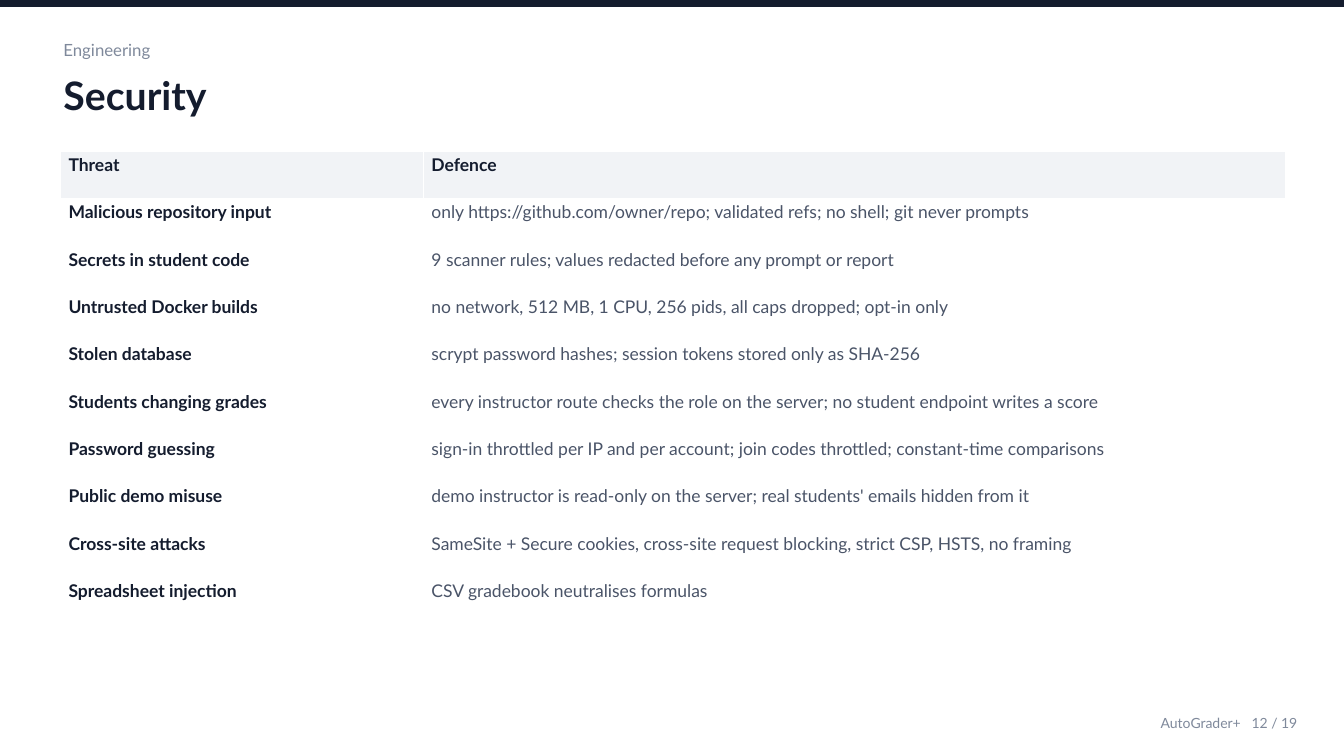
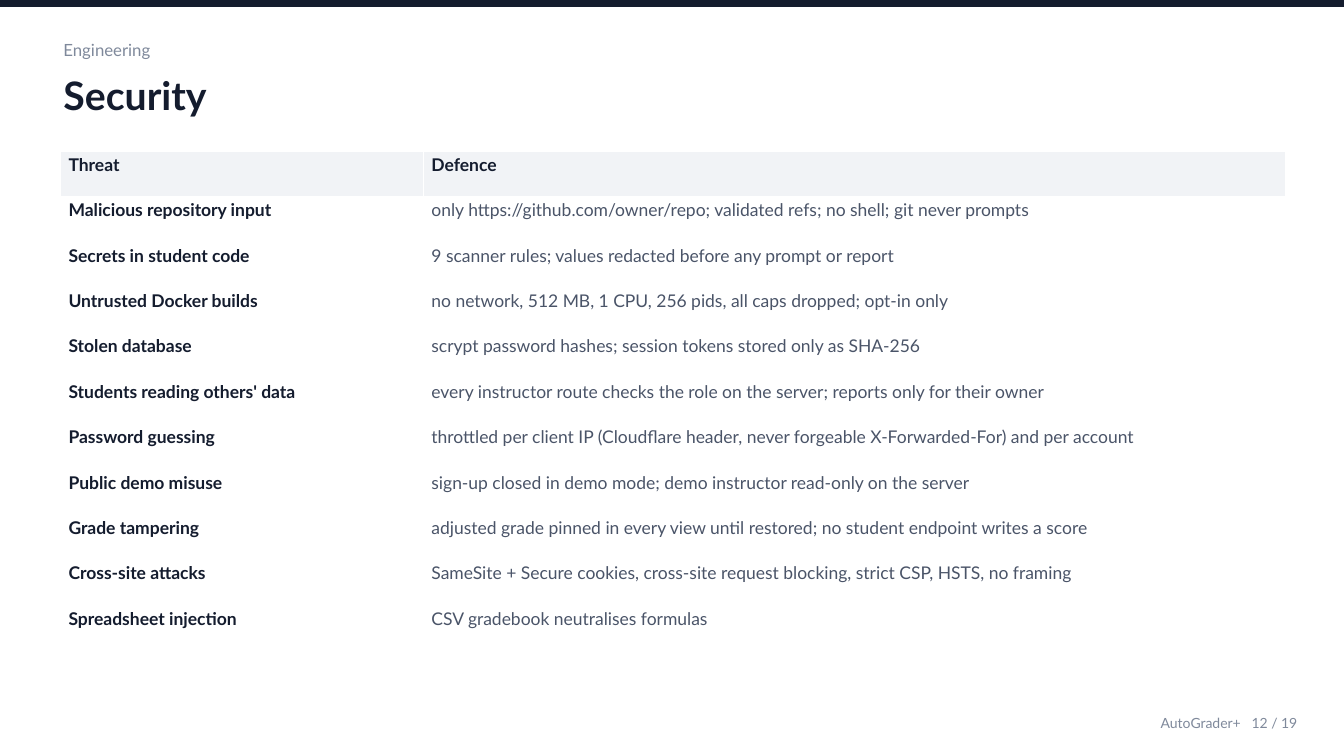
Before and after one commit to roshanraj9136/auto-grader, a slide deck: slide 12 of docs/AutoGrader.pptx. Drawn at 1344x756 pixels with LibreOffice and Linux fonts; fonts in the diff are those of the drawing. Boxes give left, top, right and bottom in pixels: in the first picture for what was removed or moved away, otherwise in the second. Text is boxed around its words. In the diff, an @@ line names an element or a change of style, - is before the commit and + after.

Commit message:
Fix review findings: forged client IPs, pinned grades, demo privacy
Must-fix:
- Throttles no longer trust the client-written left-most X-Forwarded-For
  hop (uvicorn's default with --forwarded-allow-ips *): they use the edge
  proxy's header (cf-connecting-ip on Render, x-real-ip behind the bundled
  Nginx) or the right-most hop. Verified live: Render forwards a client's
  own X-Forwarded-For value first. Account throttle raised to 100/15 min so
  strangers cannot lock the instructor out; join codes also capped globally.
- An instructor adjustment now pins the assignment grade: it replaces the
  best attempt in the dashboard, gradebook, analytics, leaderboard, CSV and
  assignment list, including later or higher attempts, until restored.
- Sign-up is closed in demo mode, so real students never share a server
  with a published (read-only) instructor login.

Also:
- Override saved in one transaction with an upsert (no 500 on double
  submit, original score never overwritten)
- Re-run refused for practice runs and uploaded Dockerfiles (inputs not
  stored); re-run-all skips those
- Demo class: per-item error handling, ON CONFLICT user creation, an
  advisory lock plus a 10-minute marker so only one replica queues, and
  rows left by dead replicas are re-queued
- Database event stream only synthesises a final event 15 s after the
  saved outcome, so real final events are not cut off
- Student profile: Adjust works for best attempts older than the list
- scripts/security_check.py: 51 checks (adds pinned grades, practice
  re-run refusal, forged X-Forwarded-For, closed demo sign-up)

```diff
--- a/docs/AutoGrader.pptx
+++ b/docs/AutoGrader.pptx
@@ table at (x1=60, y1=151, x2=1286, y2=650) @@
-row 6: Students changing grades | every instructor route checks the role on the server; no student endpoint writes a score
-row 7: Password guessing | sign-in throttled per IP and per account; join codes throttled; constant-time comparisons
-row 8: Public demo misuse | demo instructor is read-only on the server; real students' emails hidden from it
+row 6: Students reading others' data | every instructor route checks the role on the server; reports only for their owner
+row 7: Password guessing | throttled per client IP (Cloudflare header, never forgeable X-Forwarded-For) and per account
+row 8: Public demo misuse | sign-up closed in demo mode; demo instructor read-only on the server
+row 9: Grade tampering | adjusted grade pinned in every view until restored; no student endpoint writes a score
```
Also in this commit, not shown: 20 other files.
